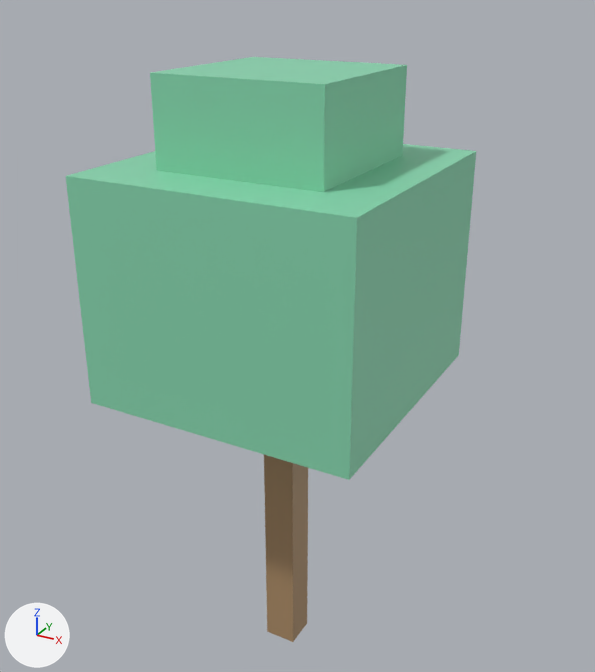
The glTF model data/islands/disksaver/glb/Prop_DS_Tree_11.glb, before and after one commit.
Both versions are drawn from a camera (50 mm lens) standing at (3.24, -5.68, 6.12) and looking at (0.02, 0.18, 3.19). The axes (+X, +Y, +Z) are drawn at lower left. The lights are the same throughout. The first picture is the older version. Vertices at exactly the same position are counted once.
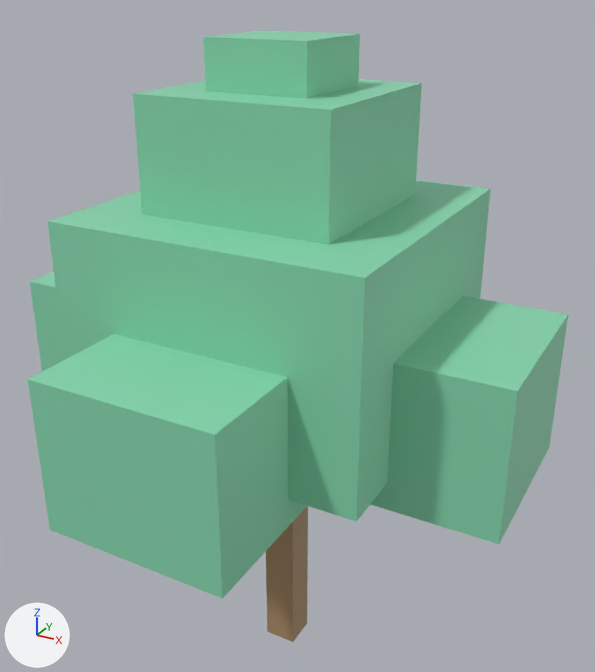
Location of each change, (x1, y1, x2, y2) in pixels of the pictures (595 x 672 px):
'Cube.001', moved, rescaled (8% wider): before (66, 144, 476, 480); after (47, 180, 491, 522)
'Cube.002', reshaped: before (150, 57, 407, 192); after (370, 296, 568, 544)
'Cube.005', added (green): after (28, 334, 307, 599)
'Cube.006', added (green): after (133, 79, 422, 245)
'Cube.007', added (green): after (203, 30, 360, 99)
'Cube.003', added (green): after (30, 272, 65, 372)

Patch to the scene script:
```diff
--- a/data/islands/disksaver/glb/Prop_DS_Tree_11.glb.py
+++ b/data/islands/disksaver/glb/Prop_DS_Tree_11.glb.py
@@ me_cube_1454 @@
 # used by ob_cube_001; location = (0.0, 0.0, 0.0)
-me_cube_1454.from_pydata(...)  # 8 vertices, 12 faces; spans x -1.19..1.19, y -1.19..1.19, z 2.85..4.75
+me_cube_1454.from_pydata(...)  # 8 vertices, 12 faces; spans x -1.31..1.31, y -1.31..1.31, z 2.61..4.42
+# me_cube_1454 part 1: the whole mesh is scaled about its middle by (1.1, 1.1, 0.95), then moved by (0.0, 0.0, -0.28)
 me_cube_1454.materials.append(mat_ds_leaf3)
@@ me_cube_1455 @@
 # used by ob_cube_002; location = (0.0, 0.0, 0.0)
-me_cube_1455.from_pydata(...)  # 8 vertices, 12 faces; spans x -0.712..0.712, y -0.712..0.712, z 4.513..5.463
-me_cube_1455.vertices[0].co = (-0.712, -0.712, 4.513)
-me_cube_1455.vertices[1].co = (-0.712, -0.712, 5.463)  # pixel (149, 72)
-me_cube_1455.vertices[2].co = (-0.712, 0.712, 4.513)
-me_cube_1455.vertices[3].co = (-0.712, 0.712, 5.463)  # pixel (253, 56)
-me_cube_1455.vertices[4].co = (0.712, -0.712, 4.513)
-me_cube_1455.vertices[5].co = (0.712, -0.712, 5.463)  # pixel (324, 84)
-me_cube_1455.vertices[6].co = (0.712, 0.712, 4.513)
-me_cube_1455.vertices[7].co = (0.712, 0.712, 5.463)  # pixel (407, 64)
+me_cube_1455.from_pydata(...)  # 8 vertices, 12 faces; spans x 0.665..2.185, y -0.76..0.76, z 2.375..3.61
+# me_cube_1455 part 2
+me_cube_1455.vertices[0].co = (0.665, -0.76, 2.375)
+me_cube_1455.vertices[1].co = (0.665, -0.76, 3.61)
+me_cube_1455.vertices[2].co = (0.665, 0.76, 2.375)
+me_cube_1455.vertices[3].co = (0.665, 0.76, 3.61)
+me_cube_1455.vertices[4].co = (2.185, -0.76, 2.375)  # pixel (499, 544)
+me_cube_1455.vertices[5].co = (2.185, -0.76, 3.61)  # pixel (517, 391)
+me_cube_1455.vertices[6].co = (2.185, 0.76, 2.375)  # pixel (549, 446)
+me_cube_1455.vertices[7].co = (2.185, 0.76, 3.61)  # pixel (568, 314)
 me_cube_1455.materials.append(mat_ds_leaf3)
@@ me_cube_1515 @@
+me_cube_1515.from_pydata(...)  # a box spanning x -0.428..0.428, y -0.428..0.428, z 5.13..5.7
+me_cube_1515.materials.append(mat_ds_leaf3)  # green #88d7b0
@@ me_cube_1514 @@
+me_cube_1514.from_pydata(...)  # a box spanning x -0.81..0.81, y -0.81..0.81, z 4.28..5.32
+me_cube_1514.materials.append(mat_ds_leaf3)  # green #88d7b0
@@ me_cube_1513 @@
+me_cube_1513.from_pydata(...)  # a box spanning x -0.76..0.76, y -2.18..-0.66, z 2.38..3.61
+me_cube_1513.materials.append(mat_ds_leaf3)  # green #88d7b0
@@ me_cube_1511 @@
+me_cube_1511.from_pydata(...)  # a box spanning x -2.18..-0.66, y -0.76..0.76, z 2.38..3.61
+me_cube_1511.materials.append(mat_ds_leaf3)  # green #88d7b0
@@ ob_cube_007 @@
+ob_cube_007 = bpy.data.objects.new('Cube.007', me_cube_1515)
+ob_cube_007.location = (0.0, 0.0, 0.0)
@@ ob_cube_006 @@
+ob_cube_006 = bpy.data.objects.new('Cube.006', me_cube_1514)
+ob_cube_006.location = (0.0, 0.0, 0.0)
@@ ob_cube_005 @@
+ob_cube_005 = bpy.data.objects.new('Cube.005', me_cube_1513)
+ob_cube_005.location = (0.0, 0.0, 0.0)
@@ ob_cube_003 @@
+ob_cube_003 = bpy.data.objects.new('Cube.003', me_cube_1511)
+ob_cube_003.location = (0.0, 0.0, 0.0)
```
